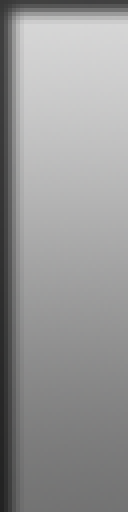
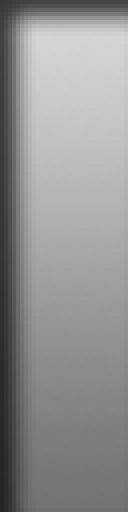
Before/after of a w=128, h=512 layered artwork. What changed in the layer stack:
pixels changed over [0,0,128,512] (layer not identified)
